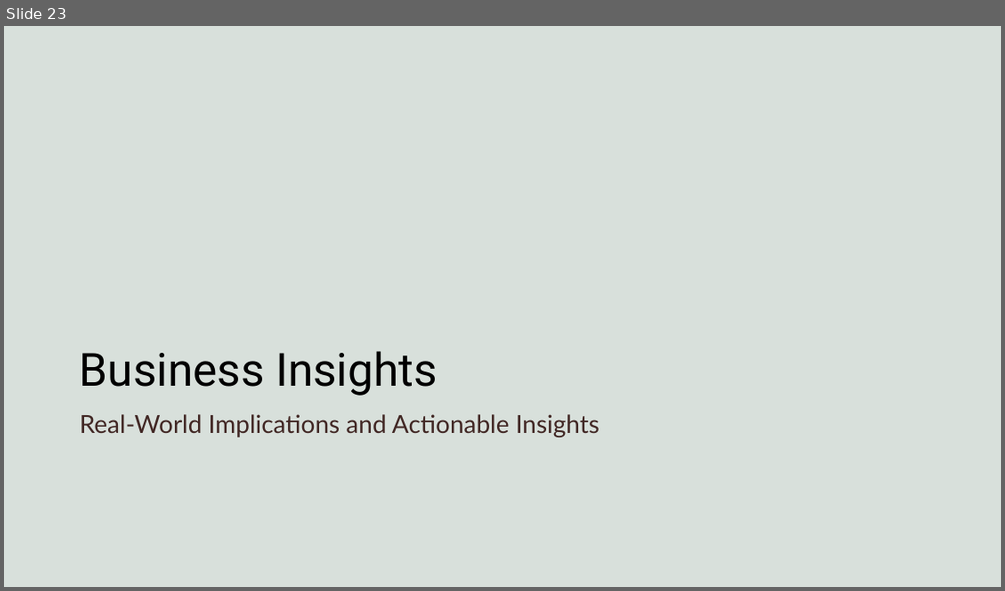
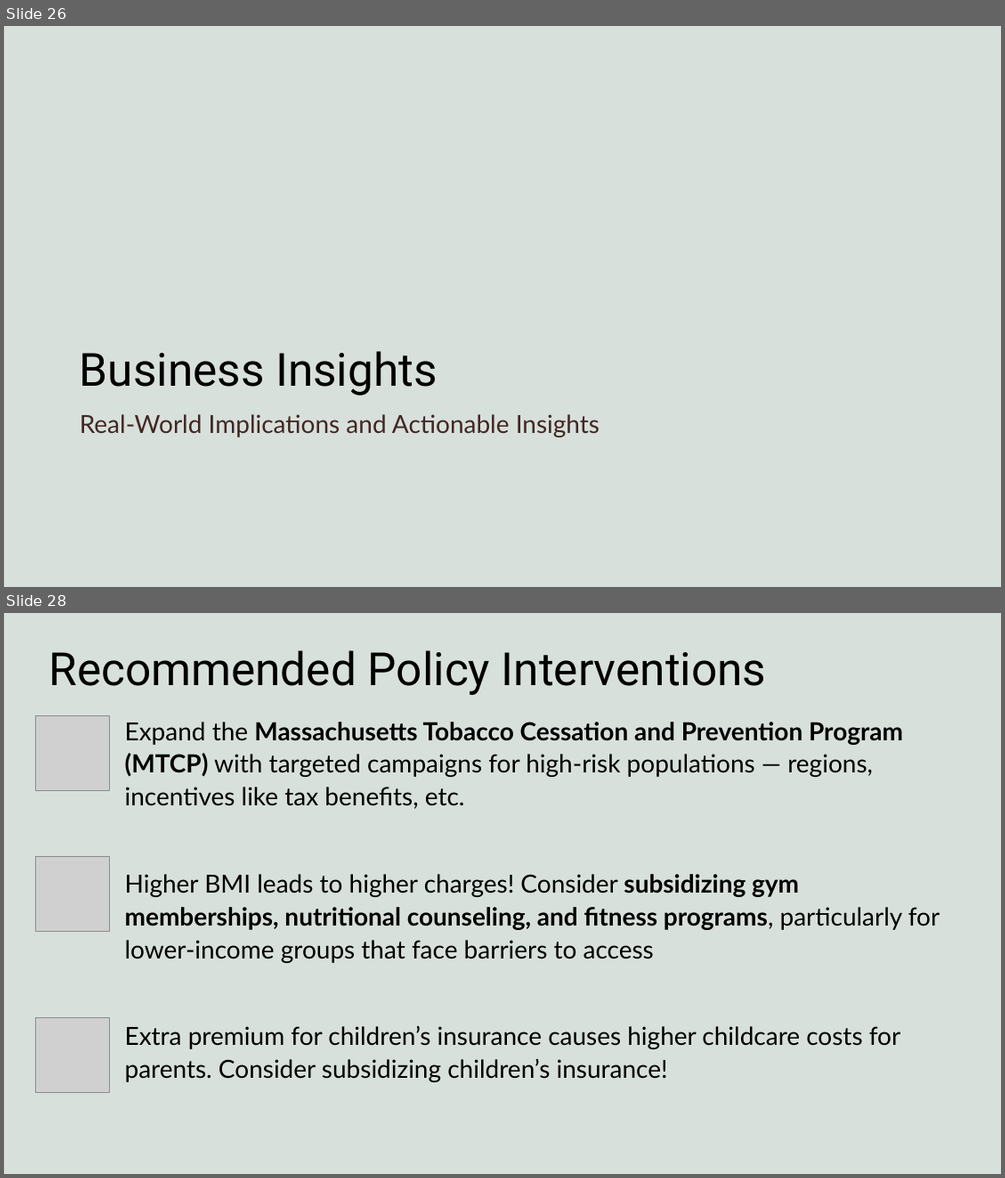
Before and after one commit to harshvardhaniimi/linear-regression, a slide deck: Slides.pptx. Shown one above the other, each under a label of ours: slide 23 before the commit, slides 26 and 28 after it; the slides between them are not shown. The pictures are 1005x591 and 1005x1178 pixels, drawn with LibreOffice and Linux fonts; fonts in the diff are those of the drawing; grey boxes stand for pictures; background and template pictures are left out. Boxes give left, top, right and bottom in pixels: in the first picture for what was removed or moved away, otherwise in the second. Text is boxed around its words. In the diff, an @@ line names an element or a change of style, - is before the commit and + after.

```diff
--- a/Slides.pptx
+++ b/Slides.pptx
@@ slide 28 added at (4,613,1001,1174), background #FFFFFF; not listed: 1 template element that a slide beside it also shows @@
@@ title added at (49,650,766,695), 44 pt, text #000000 @@
+Recommended Policy Interventions
@@ picture added at (35,715,110,790) @@
@@ text added at (125,722,939,1082), 24 pt, text #000000 @@
+Expand the Massachusetts Tobacco Cessation and Prevention Program (MTCP) with targeted campaigns for high-risk populations — regions, incentives like tax benefits, etc.
+Higher BMI leads to higher charges! Consider subsidizing gym memberships, nutritional counseling, and fitness programs, particularly for lower-income groups that face barriers to access
+Extra premium for children’s insurance causes higher childcare costs for parents. Consider subsidizing children’s insurance!
@@ picture added at (35,856,110,931) @@
@@ picture added at (35,1018,110,1093) @@
@@ what was slide 23 is now slide 26 @@
```
Also in this commit, not shown: 11 slides changed, 6 other slides added, 6 slides removed, 10 other files.
